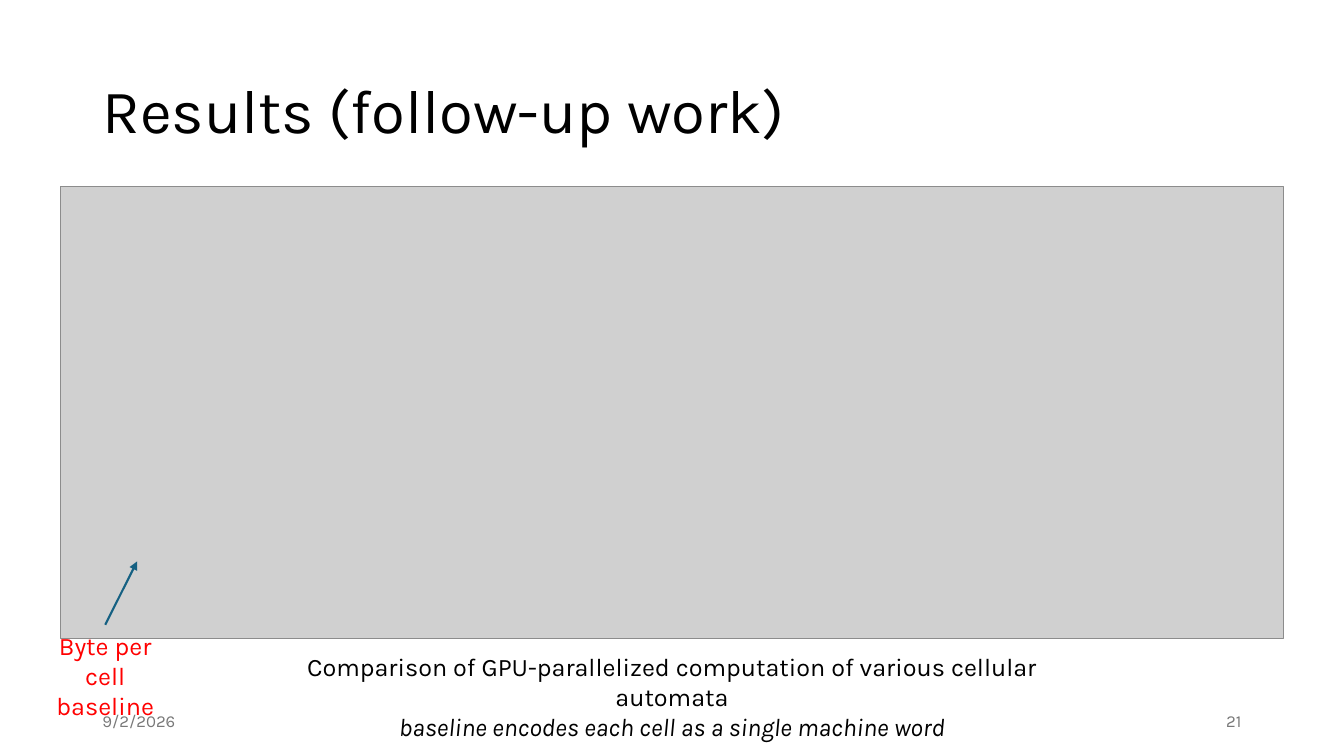
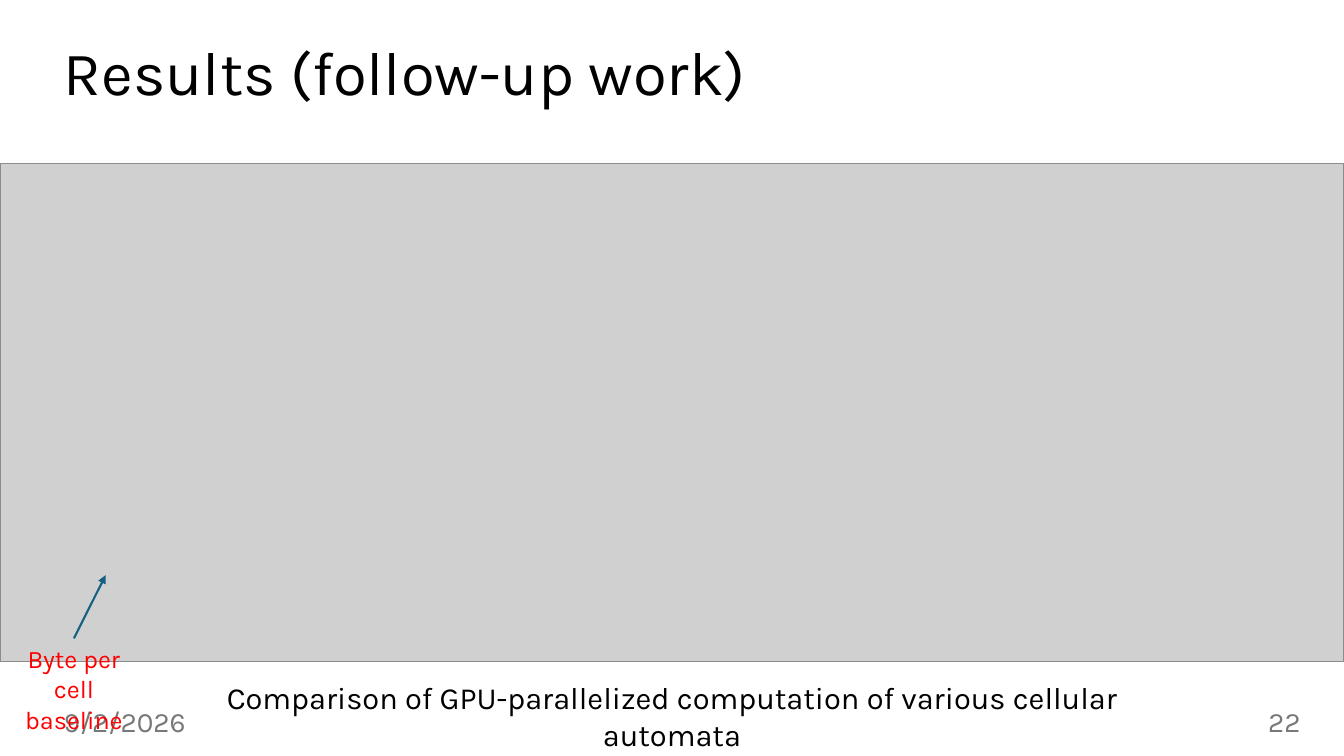
Before and after one commit to jiriklepl/phd-thesis, a slide deck: slide 22 of slides/Optimizing Memory Layouts and Traversal Orders in High-Performance Computing.pptx (slide 21 before the commit). Drawn at 1344x756 pixels with LibreOffice and Linux fonts; fonts in the diff are those of the drawing; grey boxes stand for pictures. Boxes give left, top, right and bottom in pixels: in the first picture for what was removed or moved away, otherwise in the second. Text is boxed around its words. In the diff, an @@ line names an element or a change of style, - is before the commit and + after.

```diff
--- a/slides/Optimizing Memory Layouts and Traversal Orders in High-Performance Computing.pptx
+++ b/slides/Optimizing Memory Layouts and Traversal Orders in High-Performance Computing.pptx
@@ title "Results (follow-up work)": place and size @@
-title "Results (follow-up work)" at <box>102,88,784,148</box>
+title "Results (follow-up work)" at <box>64,50,746,110</box>
@@ picture: place and size @@
-picture at <box>60,187,1284,639</box>
+picture at <box>0,164,1344,661</box>
@@ arrow moved from (105, 625) - (137, 562) to (74, 638) - (106, 575) @@
@@ text "Byte per cell": place and size @@
-text "Byte per cell" at <box>56,632,154,722</box>
+text "Byte per cell" at <box>25,646,123,734</box>
@@ text at <box>227,687,1117,747</box>: text changed; size 18 to 22 pt @@
-Comparison of GPU-parallelized computation of various cellular automata
-baseline encodes each cell as a single machine word
+Comparison of GPU-parallelized computation of various cellular automata
@@ text "9/2/2026": place and size @@
-text "9/2/2026" at <box>102,712,175,728</box>
+text "9/2/2026" at <box>64,711,186,734</box>
@@ text "9/2/2026" at <box>64,711,186,734</box>: size 12 to 20 pt @@
@@ page number at <box>1268,714,1300,732</box>: text changed; size 12 to 20 pt @@
-21
+22
```
Also in this commit, not shown: 37 other slides changed, 1 slide added.
